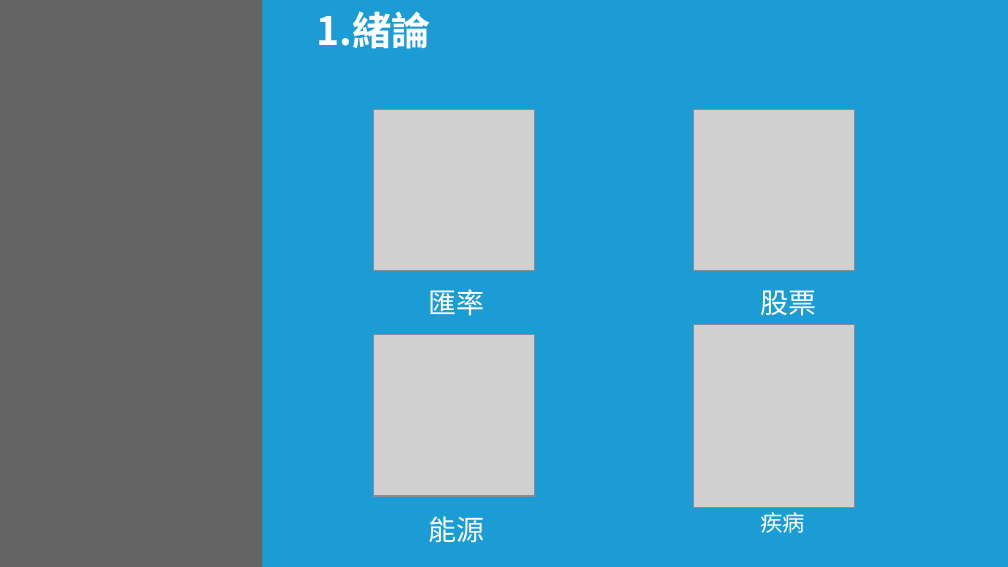
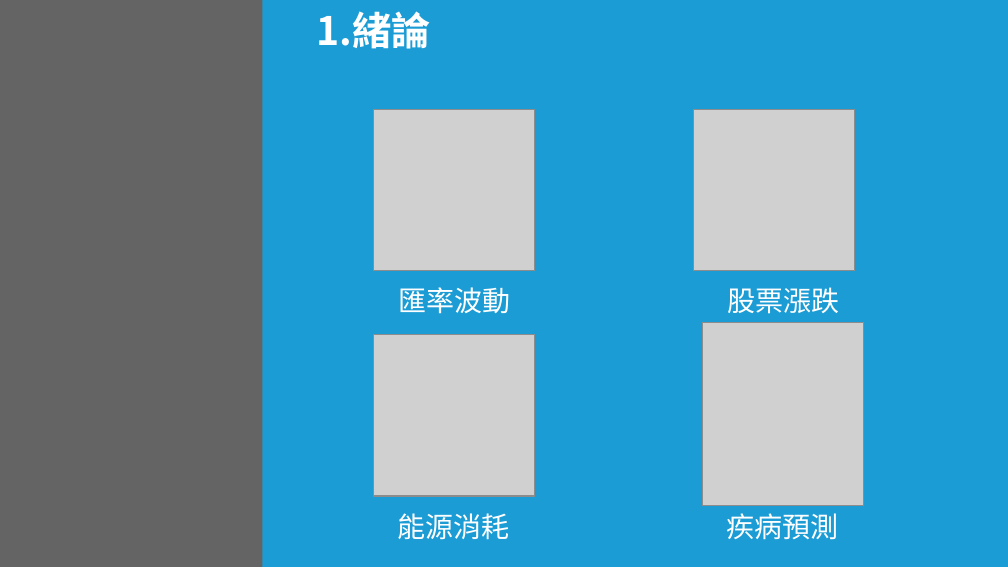
Before and after one commit to add11013/AI, a slide deck: slide 5 of Master Dissertation/碩士論文.pptx. Drawn at 1008x567 pixels with LibreOffice and Linux fonts; fonts in the diff are those of the drawing; grey boxes stand for pictures; background and template pictures are left out; a plain dark background stands for a picture behind light text. Boxes give left, top, right and bottom in pixels: in the first picture for what was removed or moved away, otherwise in the second. Text is boxed around its words. In the diff, an @@ line names an element or a change of style, - is before the commit and + after.

```diff
--- a/Master Dissertation/碩士論文.pptx
+++ b/Master Dissertation/碩士論文.pptx
@@ text at (398,287,510,314): text changed @@
-匯率
+匯率波動
@@ text at (727,287,839,314): text changed @@
-股票
+股票漲跌
@@ picture: place and size @@
-picture at (694,325,855,507)
+picture at (703,323,864,505)
@@ text at (397,513,509,540): text changed @@
-能源
+能源消耗
@@ text at (727,513,839,540): text changed; size 16 to 20 pt @@
-疾病
+疾病預測
```
Also in this commit, not shown: 17 other slides changed, 29 slides added, 7 other files.
